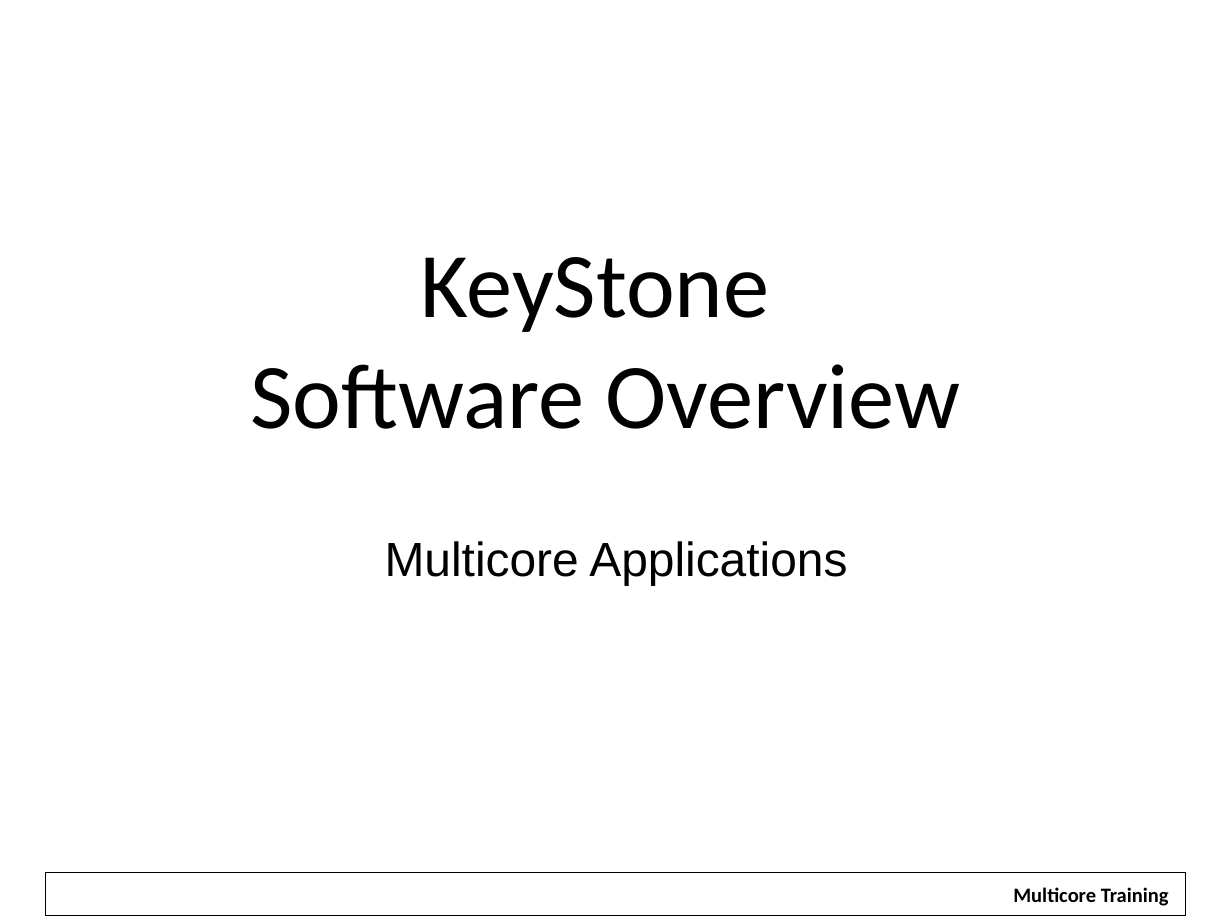
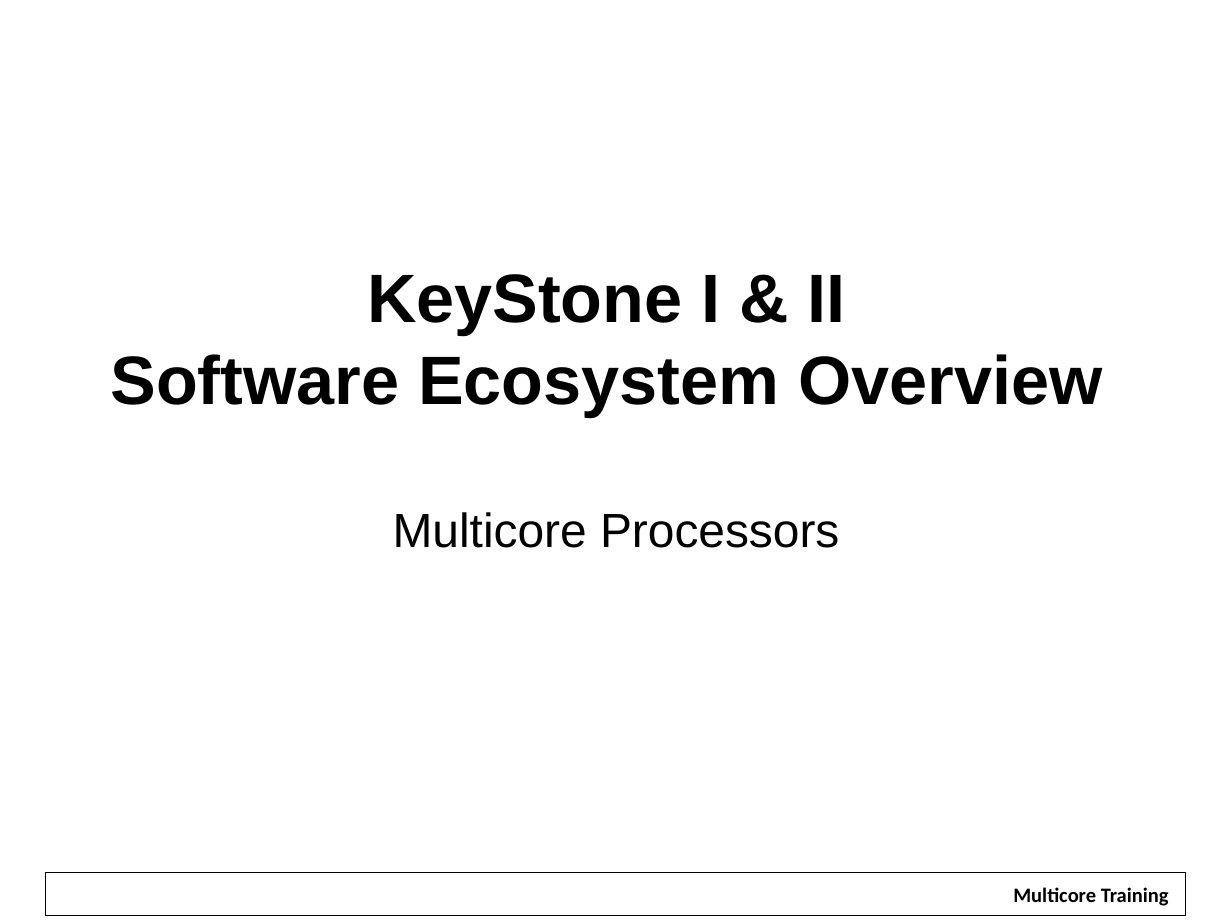
Before and after one commit to hari1989/keystone-workshop, a slide deck: slide 1 of slides/KeyStone Software.pptx. Drawn at 1232x924 pixels with LibreOffice and Linux fonts; fonts in the diff are those of the drawing; background and template pictures are left out. Boxes give left, top, right and bottom in pixels: in the first picture for what was removed or moved away, otherwise in the second. Text is boxed around its words. In the diff, an @@ line names an element or a change of style, - is before the commit and + after.

```diff
--- a/slides/KeyStone Software.pptx
+++ b/slides/KeyStone Software.pptx
@@ text at [111,274,1102,548]: text changed; size 54 to 40 pt; font Calibri to Arial; bold on @@
-KeyStone
-Software Overview
-Multicore Applications
+KeyStone I & II
+Software Ecosystem Overview
+Multicore Processors
```
Also in this commit, not shown: 15 other slides changed, 38 slides added, 8 slides removed.
